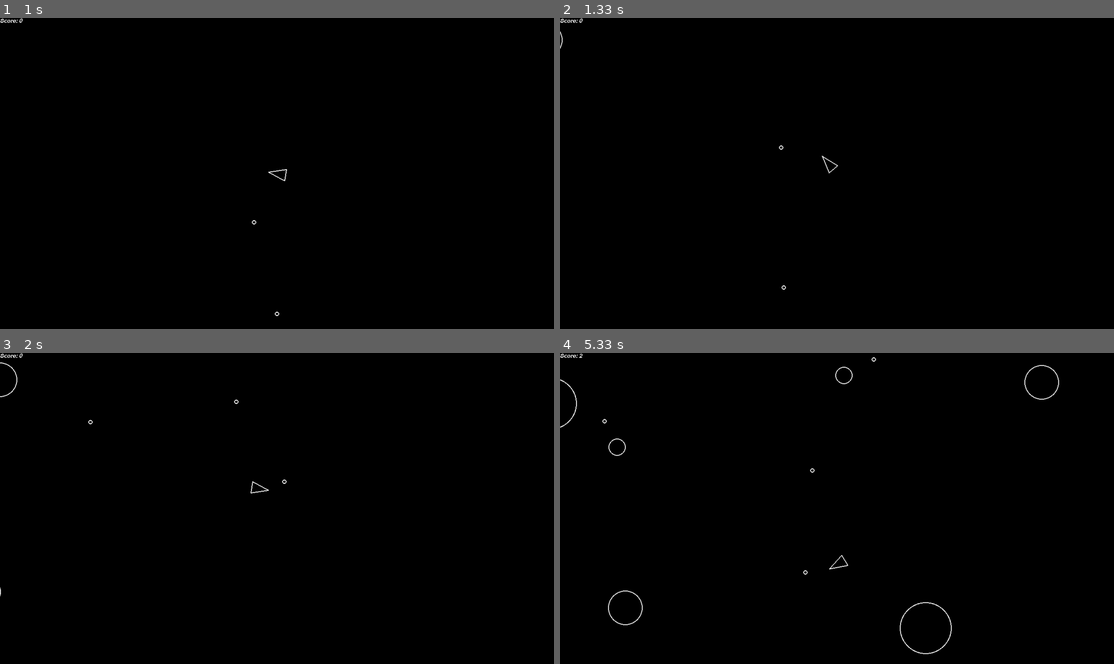
Above: before the commit, frames 1-4 (two rows, left to right).
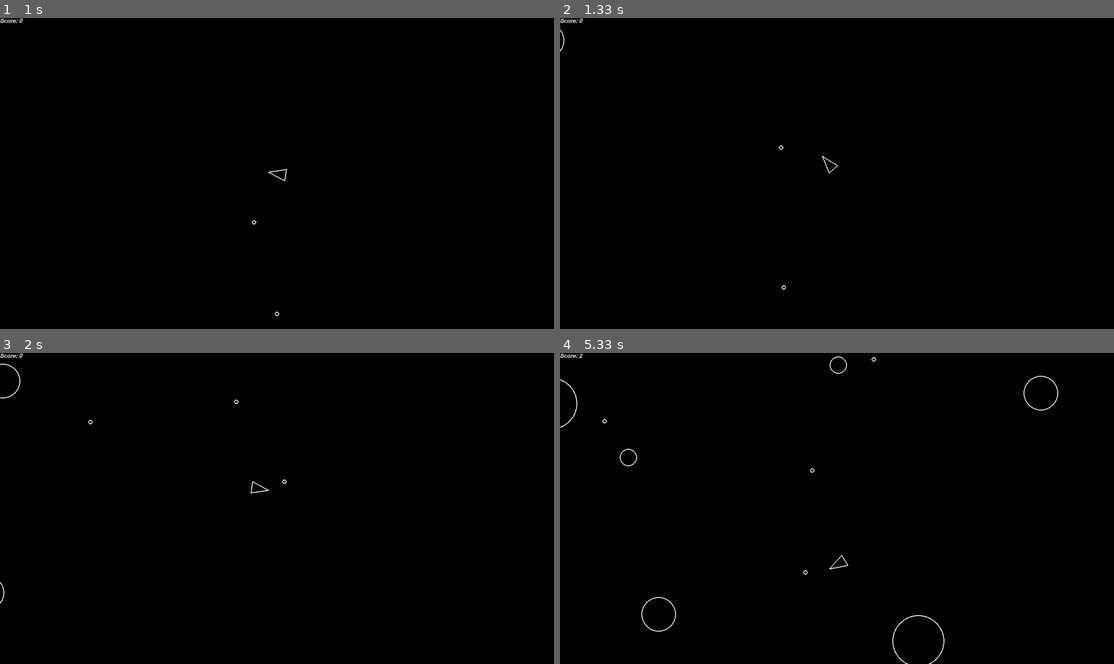
Above: after the commit, the same moments.

Repository: defaulder/pygame_asteroid
Game: pygame game, started from main.py
Two runs of this game, one before a commit and one after it. Both use one fixed random seed, a clock stepped at 60 frames per second and the inputs below.
Inputs:
- Up to frame 1 (1 s): tap Space at 0.33, 0.73 s; hold D from 0.67 s (still down)
- Up to frame 2 (1.33 s): tap Space at 1.03, 1.23 s; release D at 1.13 s; hold W from 1.17 s (still down)
- Up to frame 3 (2 s): release W at 1.47 s; hold D 1.5-1.97 s; tap Space at 1.57, 1.87 s
- Up to frame 4 (5.33 s): hold A 2-2.53 s; tap Space at 2.07, 2.37, 2.63, 2.97, 3.27, 3.4, 3.8, 4.1, 4.47, 4.87, 5.17 s; hold S 2.57-2.87 s; hold A 2.9-3.3 s; hold W 3.33-3.7 s; hold D 3.73-4.37 s; hold S 4.4-4.77 s; hold A 4.8-5.27 s; hold D from 5.3 s (still down)

Frame 1 is identical in both runs. In frame 2, less than 0.1% of the frame differs, in the area x 0-1%, y 3-11%; in frame 3, 0.1%; in frame 4, 0.8%, in the area x 0-91%, y 0-100%.

Commit message:
small tweaks

Diff:
--- a/gameobjects/asteroid.py
+++ b/gameobjects/asteroid.py
@@ -7,8 +7,6 @@
     def __init__(self, x, y, radius):
         super().__init__(x, y, radius)
 
-    def update(self, dt):
-        self.position += self.velocity * dt
 
     def split(self):
         self.kill()
--- a/gameobjects/asteroidfield.py
+++ b/gameobjects/asteroidfield.py
@@ -8,6 +8,8 @@
     ASTEROID_SPAWN_RATE,
     ASTEROID_MIN_RADIUS,
     ASTEROID_KINDS,
+    ASTEROID_MIN_SPEED,
+    ASTEROID_MAX_SPEED,
 )
 from .asteroid import Asteroid
 from .gameobject import GameObject
@@ -53,7 +55,7 @@
 
             # spawn a new asteroid at a random edge
             edge = random.choice(self.edges)
-            speed = random.randint(40, 100)
+            speed = random.randint(ASTEROID_MIN_SPEED, ASTEROID_MAX_SPEED)
             velocity = edge[0] * speed
             velocity = velocity.rotate(random.randint(-30, 30))
             position = edge[1](random.uniform(0, 1))
--- a/gameobjects/circleshape.py
+++ b/gameobjects/circleshape.py
@@ -15,7 +15,7 @@
 
 
     def update(self, dt):
-        pass
+        self.position += self.velocity * dt
 
 
     def draw(self, screen):
@@ -23,5 +23,5 @@
 
 
     def check_collision_with(self, circleshape):
-        distance = pygame.math.Vector2.distance_to(self.position, circleshape.position)
+        distance = self.position.distance_to(circleshape.position)
         return distance <= (self.radius + circleshape.radius)
--- a/gameobjects/gameobject.py
+++ b/gameobjects/gameobject.py
@@ -16,10 +16,7 @@
 
 
     def draw(self, screen):
-        # sub-classes must override
-        pass
-
+        raise NotImplementedError("Subclass must implement draw()")
 
     def update(self, dt):
-        #  sub-classes must override
-        pass
+        raise NotImplementedError("Subclass must implement update()")
--- a/gameobjects/player.py
+++ b/gameobjects/player.py
@@ -57,10 +57,9 @@
 
     def shoot(self):
         shot = Shot(self.position.x, self.position.y)
-        shot.velocity = pygame.Vector2(0, 1).rotate(
-            self.rotation) * PLAYER_SHOOT_SPEED
+        shot.velocity = pygame.Vector2(0, 1).rotate(self.rotation) * PLAYER_SHOOT_SPEED
 
     def respawn(self):
         self.lives -= 1
-        self.hit_countown = 3
+        self.hit_countdown = 3
         self.invincible = True
--- a/gameobjects/shot.py
+++ b/gameobjects/shot.py
@@ -5,6 +5,3 @@
 class Shot(CircleShape):
     def __init__(self, x, y):
         super().__init__(x, y, SHOT_RADIUS)
-
-    def update(self, dt):
-        self.position += self.velocity * dt
